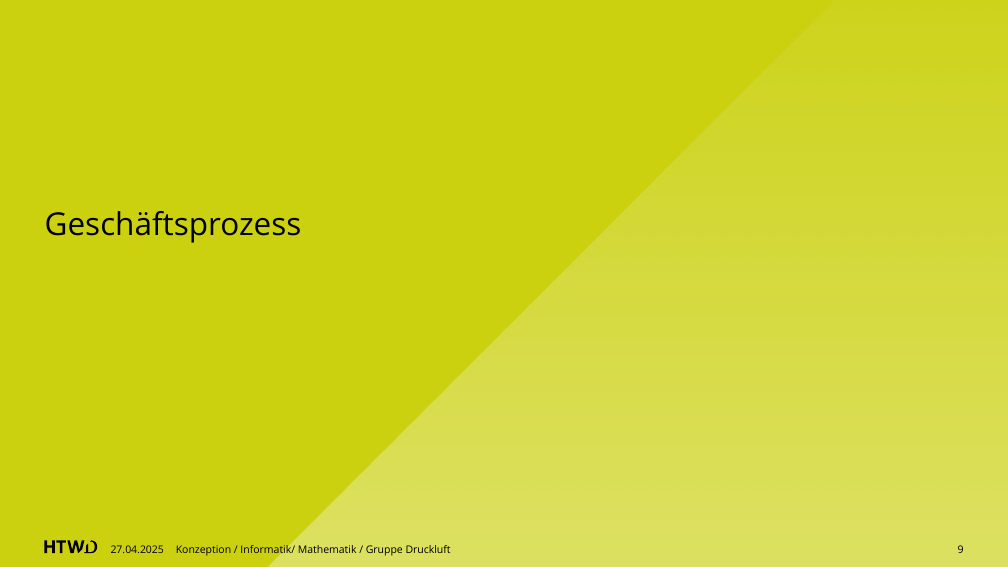
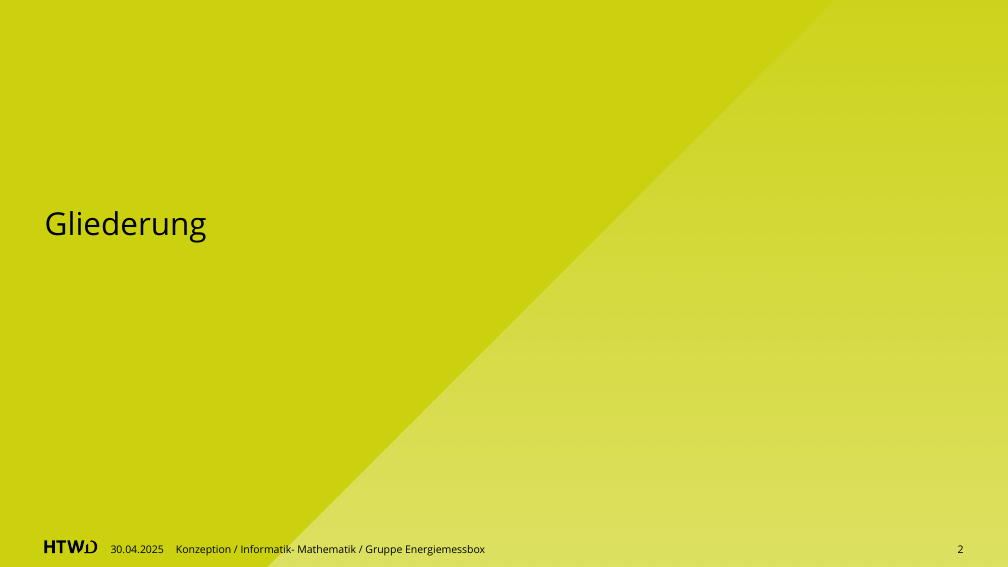
Before and after one commit to a-schulz/bpa-energiemessbox, a slide deck: slide 2 of praesentation.odp (slide 9 before the commit). Drawn at 1008x567 pixels with LibreOffice and Linux fonts; fonts in the diff are those of the drawing. Boxes give left, top, right and bottom in pixels: in the first picture for what was removed or moved away, otherwise in the second. Text is boxed around its words. In the diff, an @@ line names an element or a change of style, - is before the commit and + after.

```diff
--- a/praesentation.odp
+++ b/praesentation.odp
@@ title at [45,211,207,243]: text changed @@
-Geschäftsprozess
+Gliederung
@@ text at [111,545,164,553]: text changed @@
-27.04.2025
+30.04.2025
@@ text at [176,544,485,557]: text changed @@
-Konzeption / Informatik/ Mathematik / Gruppe Druckluft
+Konzeption / Informatik- Mathematik / Gruppe Energiemessbox
@@ page number at [958,545,964,553]: text changed @@
-9
+2
```
Also in this commit, not shown: 11 other slides changed, 3 slides added, 1 slide removed.
